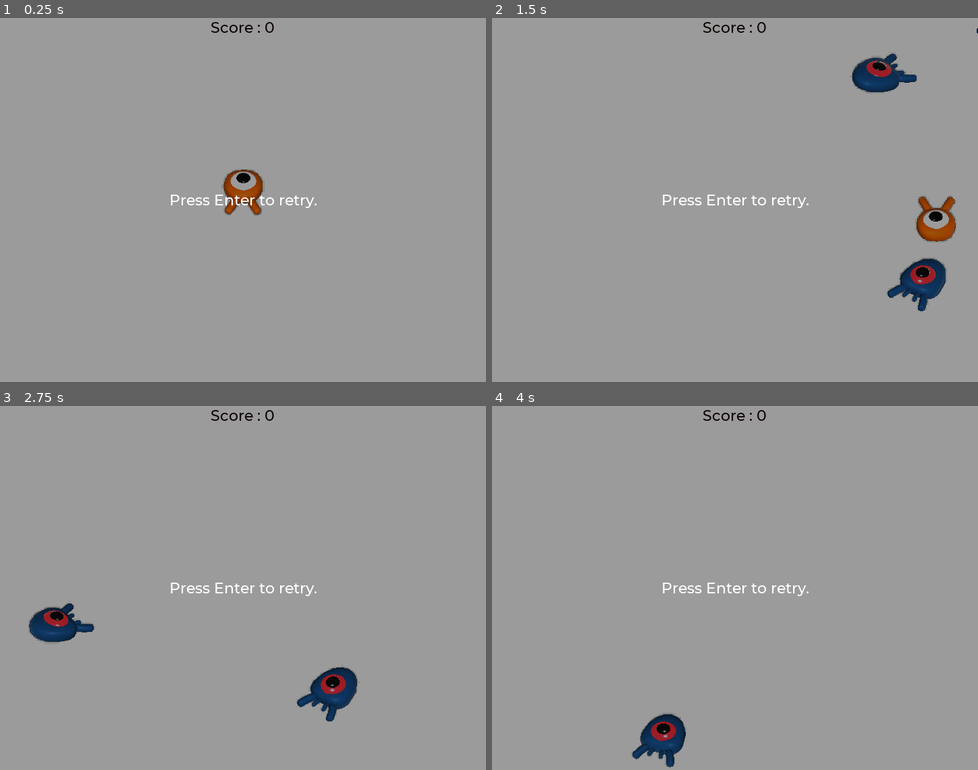
Above: before the commit, frames 1-4 (two rows, left to right).
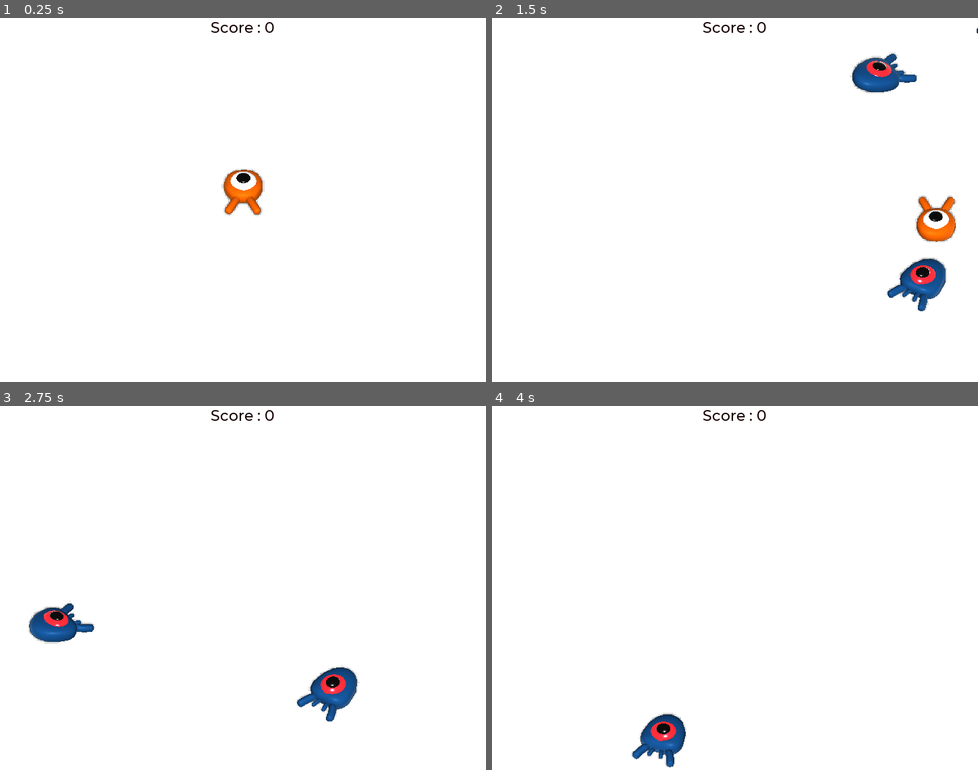
Above: after the commit, the same moments.

Repository: MaeIg/GodotTutorial
Game: Godot game, scene res://scenes/Main.tscn
Two runs of this game, one before a commit and one after it. Both use one fixed random seed, a clock stepped at 60 frames per second and the inputs below. The project has no main scene, so this scene is started directly.
Inputs:
- Up to frame 1 (0.25 s): no input
- Up to frame 2 (1.5 s): tap Enter at 0.5, 1.25 s; hold D (move_right) 0.53-1.28 s; tap Space (jump) at 0.77 s; hold S (move_back) from 1.28 s (still down)
- Up to frame 3 (2.75 s): tap Space (jump) at 1.52 s; tap Enter at 2 s; release S (move_back) at 2.03 s; hold D (move_right) from 2.03 s (still down)
- Up to frame 4 (4 s): tap Enter at 2.75, 3.5 s; release D (move_right) at 2.78 s; hold Z (move_forward) 2.78-3.53 s; tap Space (jump) at 3.02, 3.77 s; hold Q (move_left) from 3.53 s (still down)

The runs differ from the first frame. In frame 1, 100% of the frame differs, in the area x 0-100%, y 0-100%; in frame 2, 100%; in frame 3, 100%; in frame 4, 100%.

Commit message:
feat(3d): show and hide overlay depending on game state

Diff:
--- a/3d/scenes/Main.gd
+++ b/3d/scenes/Main.gd
@@ -4,6 +4,7 @@
 
 func _ready():
 	randomize()
+	$UserInterface/Retry.hide()
 
 
 func _on_MobTimer_timeout():
@@ -27,3 +28,4 @@
 
 func _on_Player_hit():
 	$MobTimer.stop()
+	$UserInterface/Retry.show()
